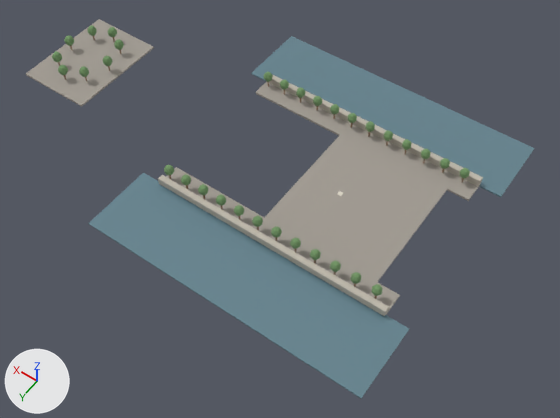
What one commit did to the Blender file assets/maps/notre_dame/blender/07_parvis_island.blend.
Rendered twice from a 50 mm camera at (-204.0, 217.0, 301.0) aimed at (-58.0, 13.0, -20.0). Arrows for +X, +Y and +Z are at lower left; the lights stay in place. The first picture is the older version.

Names of what the first picture shows: 'parvis_island_foliage_nocol', 'parvis_island_oak_nocol', 'parvis_island_stonedark_foam', 'parvis_island_stoneshaded_foam', 'parvis_island_water_nocol'.
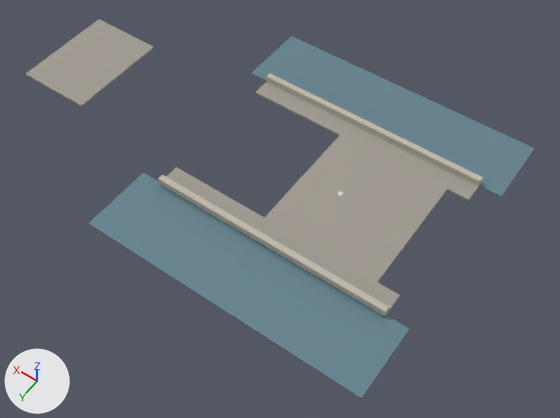
Edits to the bpy script that builds the scene:
```text
Remove ob_parvis_island_oak_nocol:
    ob_parvis_island_oak_nocol = bpy.data.objects.new('parvis_island_oak_nocol', me_parvis_island_oak_nocol_mesh)
    ob_parvis_island_oak_nocol.location = (0.0, 0.0, 0.0)
Remove ob_parvis_island_foliage_nocol:
    ob_parvis_island_foliage_nocol = bpy.data.objects.new('parvis_island_foliage_nocol', me_parvis_island_foliage_nocol_mesh)
    ob_parvis_island_foliage_nocol.location = (0.0, 0.0, 0.0)
```

Where the change shows, as pixel boxes [x1, y1, x2, y2] in the pictures (560 x 418 px):
'parvis_island_foliage_nocol', deleted: before [52, 25, 470, 296]
'parvis_island_oak_nocol', deleted: before [58, 36, 464, 299]
